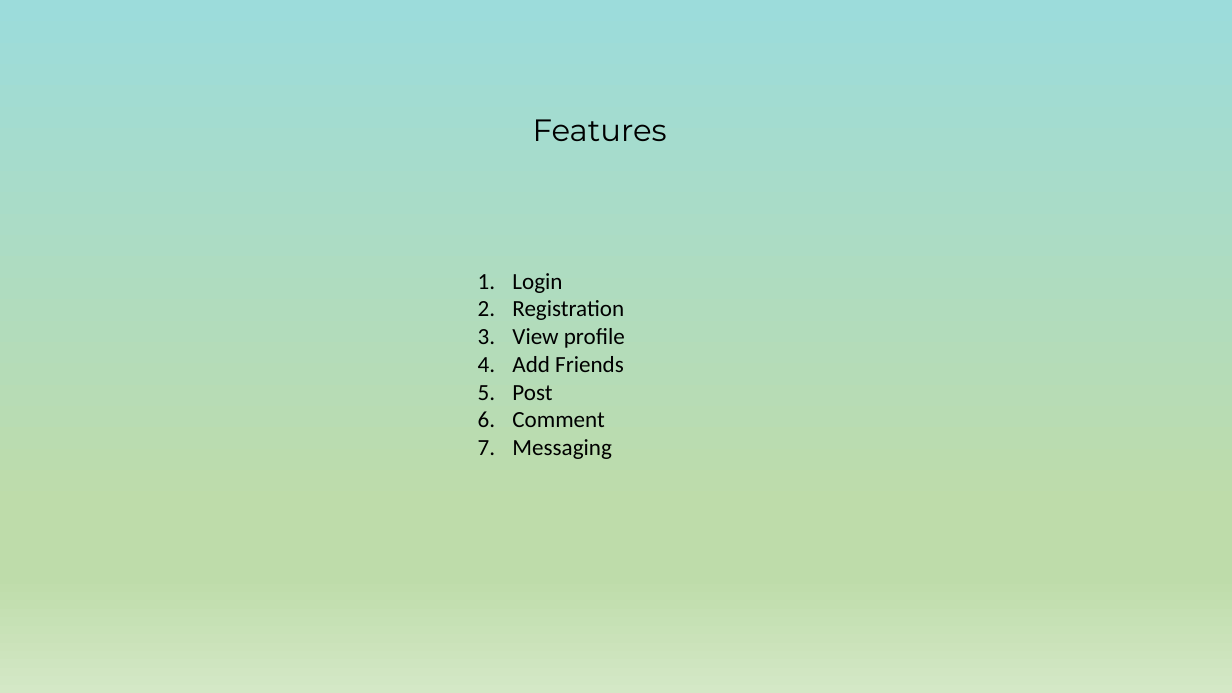
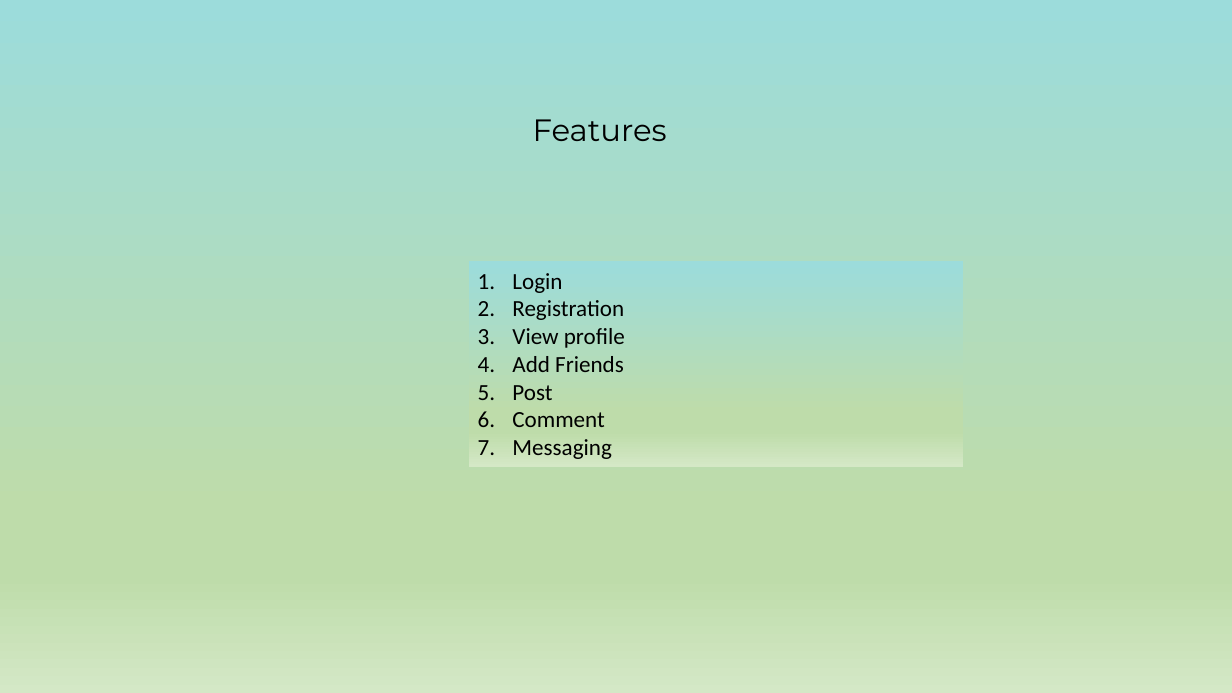
Before and after one commit to shaongitbd/socialz, a slide deck: slide 5 of Database Project.pptx. Drawn at 1232x693 pixels with LibreOffice and Linux fonts; fonts in the diff are those of the drawing. Boxes give left, top, right and bottom in pixels: in the first picture for what was removed or moved away, otherwise in the second. Text is boxed around its words. In the diff, an @@ line names an element or a change of style, - is before the commit and + after.

```diff
--- a/Database Project.pptx
+++ b/Database Project.pptx
@@ rectangle "Login" resized from (x1=512, y1=273, x2=625, y2=459) to (x1=469, y1=262, x2=963, y2=467) @@
@@ rectangle "Login" at (x1=469, y1=262, x2=963, y2=467): fill none to gradient #9CDCDB to #BEDCAA to #D4E8C6 @@
```
Also in this commit, not shown: 6 other slides changed, 1 slide added, 1 slide removed, 2 other files.
